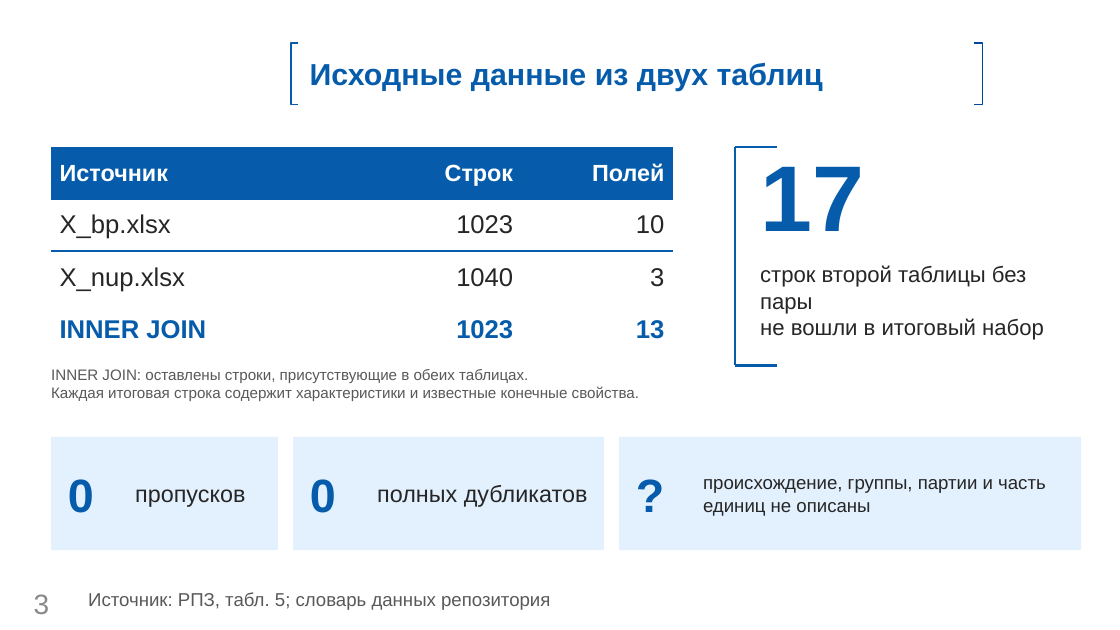
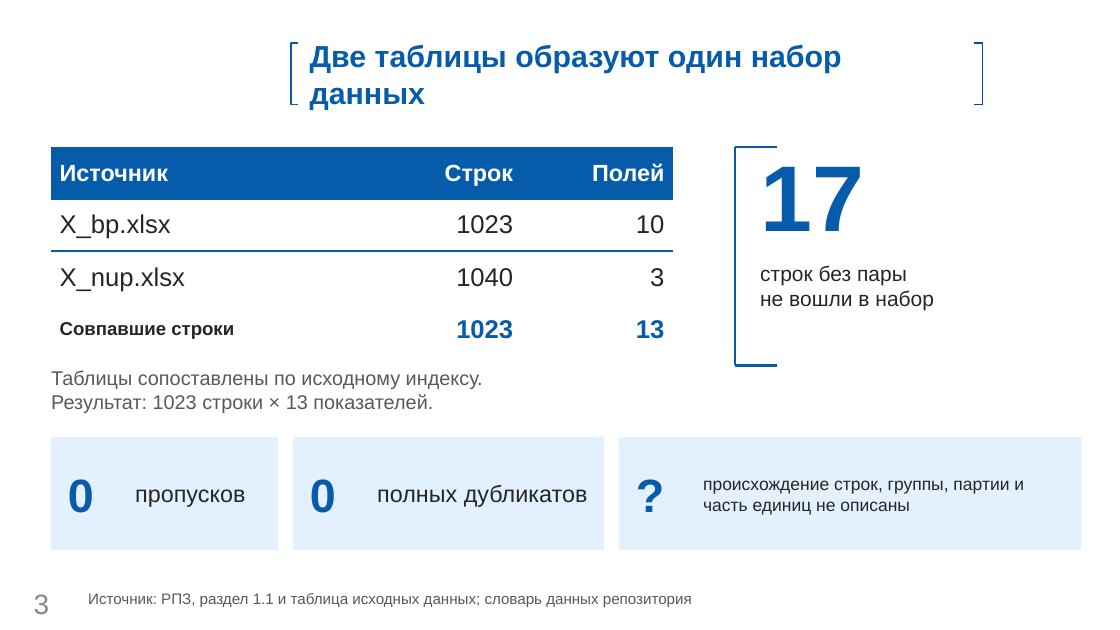
Before and after one commit to fpvcstep/composites-property-prediction, a slide deck: slide 3 of presentation/Презентация.pptx. Drawn at 1120x630 pixels with LibreOffice and Linux fonts; fonts in the diff are those of the drawing; background and template pictures are left out. Boxes give left, top, right and bottom in pixels: in the first picture for what was removed or moved away, otherwise in the second. Text is boxed around its words. In the diff, an @@ line names an element or a change of style, - is before the commit and + after.

```diff
--- a/presentation/Презентация.pptx
+++ b/presentation/Презентация.pptx
@@ text in rectangle at <box>310,44,842,110</box>: text changed @@
-Исходные данные из двух таблиц
+Две таблицы образуют один набор данных
@@ table at <box>51,147,673,355</box> @@
-row 4, column 1: INNER JOIN
+row 4, column 1: Совпавшие строки
@@ fill none to #FFFFFF in row 4, column 1 @@
@@ text at <box>760,265,934,311</box>: text changed; size 19 to 18 pt @@
-строк второй таблицы без пары
-не вошли в итоговый набор
+строк без пары
+не вошли в набор
@@ text at <box>51,370,483,413</box>: text changed; size 13 to 17 pt @@
-INNER JOIN: оставлены строки, присутствующие в обеих таблицах.
-Каждая итоговая строка содержит характеристики и известные конечные свойства.
+Таблицы сопоставлены по исходному индексу.
+Результат: 1023 строки × 13 показателей.
@@ text at <box>703,480,1024,515</box>: text changed; size 16 to 15 pt @@
-происхождение, группы, партии и часть единиц не описаны
+происхождение строк, группы, партии и часть единиц не описаны
@@ text at <box>88,593,692,607</box>: text changed; size 16 to 13 pt @@
-Источник: РПЗ, табл. 5; словарь данных репозитория
+Источник: РПЗ, раздел 1.1 и таблица исходных данных; словарь данных репозитория
```
Also in this commit, not shown: 10 other slides changed, 3 slides added, 3 slides removed, 4 other files.
